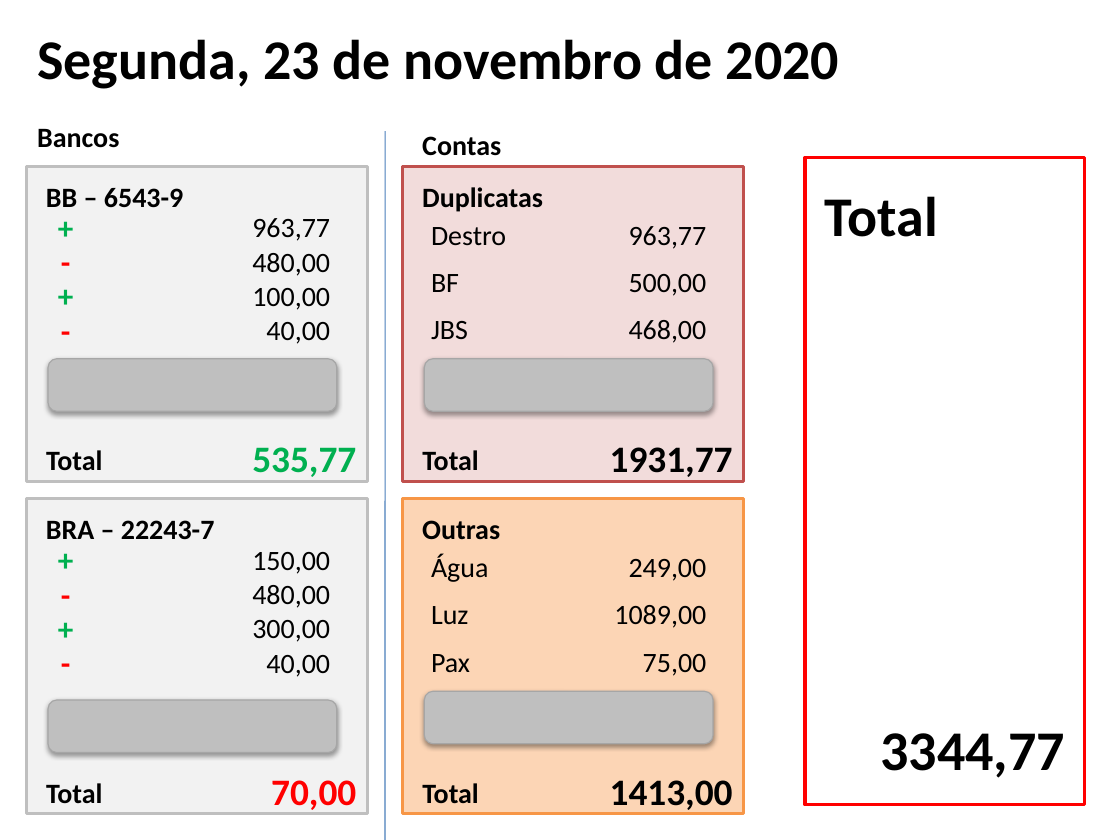
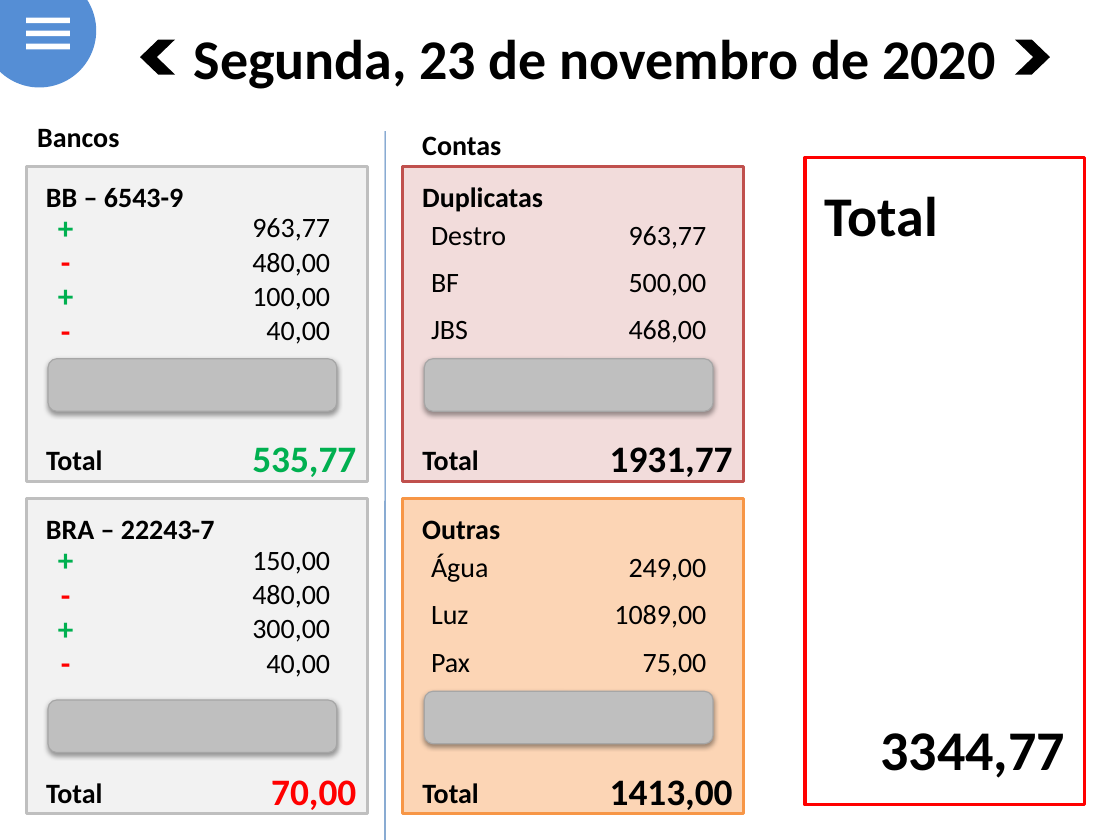
Before and after one commit to mercado-alencar/bancos, a slide deck: slide 3 of Sistema mercado.pptx. Drawn at 1120x840 pixels with LibreOffice and Linux fonts; fonts in the diff are those of the drawing. Boxes give left, top, right and bottom in pixels: in the first picture for what was removed or moved away, otherwise in the second. Text is boxed around its words. In the diff, an @@ line names an element or a change of style, - is before the commit and + after.

```diff
--- a/Sistema mercado.pptx
+++ b/Sistema mercado.pptx
@@ ellipse added at (x1=0, y1=0, x2=96, y2=88), fill #558ED5 @@
@@ rectangle added at (x1=26, y1=18, x2=69, y2=24), fill #FFFFFF @@
@@ text "Segunda, 23 de novembro de ..." moved from (x1=37, y1=39, x2=839, y2=89) to (x1=194, y1=39, x2=995, y2=89) @@
@@ text "Segunda, 23 de novembro de ..." at (x1=194, y1=39, x2=995, y2=89): alignment left to centre @@
@@ rectangle added at (x1=26, y1=30, x2=69, y2=36), fill #FFFFFF @@
@@ rectangle added at (x1=26, y1=44, x2=69, y2=49), fill #FFFFFF @@
@@ chevron added at (x1=140, y1=39, x2=175, y2=74), fill #000000 @@
@@ chevron added at (x1=1015, y1=39, x2=1049, y2=74), fill #000000 @@
```
